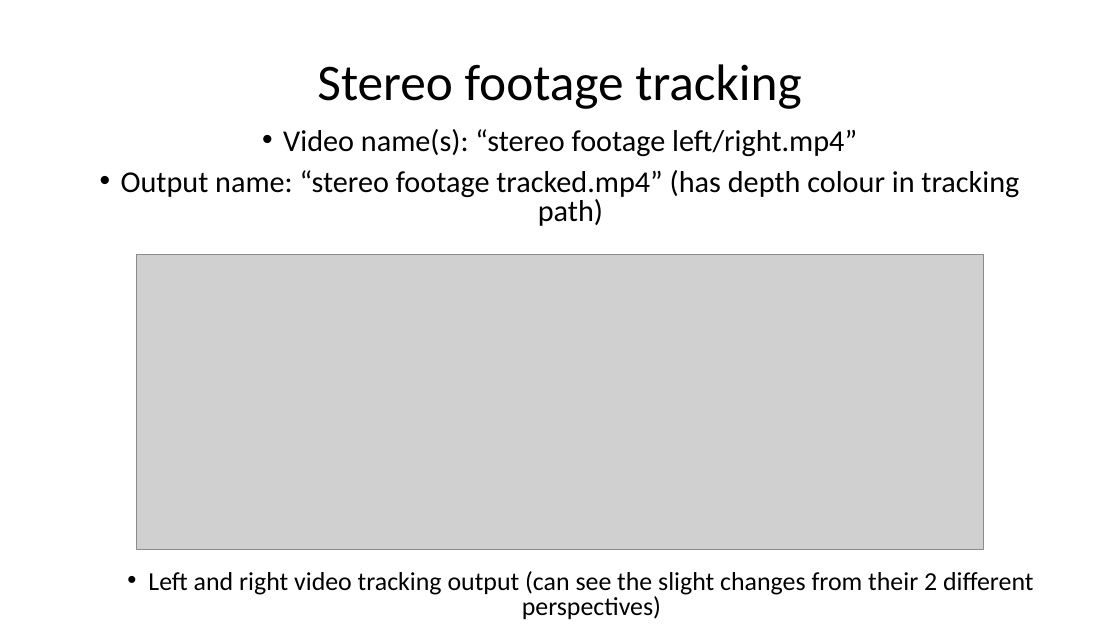
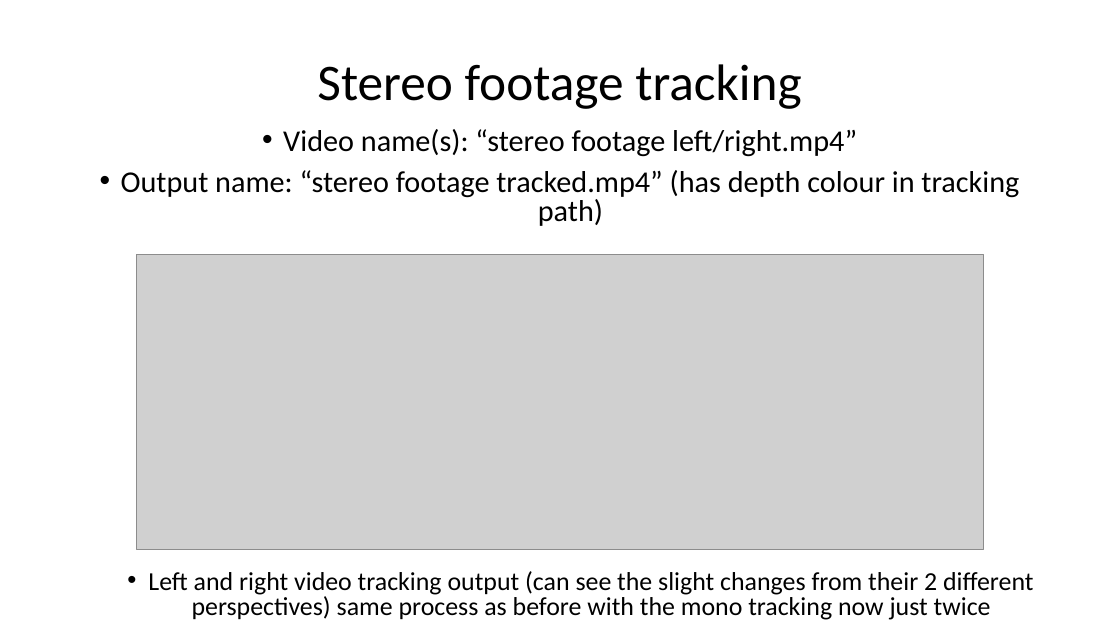
Before and after one commit to SeanOldenburger/Depth-Estimation, a slide deck: slide 4 of Results & Findings/KL Tracker.pptx (slide 3 before the commit). Drawn at 1120x630 pixels with LibreOffice and Linux fonts; fonts in the diff are those of the drawing; grey boxes stand for pictures. Boxes give left, top, right and bottom in pixels: in the first picture for what was removed or moved away, otherwise in the second. Text is boxed around its words. In the diff, an @@ line names an element or a change of style, - is before the commit and + after.

```diff
--- a/Results & Findings/KL Tracker.pptx
+++ b/Results & Findings/KL Tracker.pptx
@@ text at bbox=[148, 571, 1033, 620]: text changed @@
-  • Left and right video tracking output (can see the slight changes from their 2 different perspectives)
+  • Left and right video tracking output (can see the slight changes from their 2 different perspectives) same process as before with the mono tracking now just twice
```
Also in this commit, not shown: 2 other slides changed, 1 slide added.
